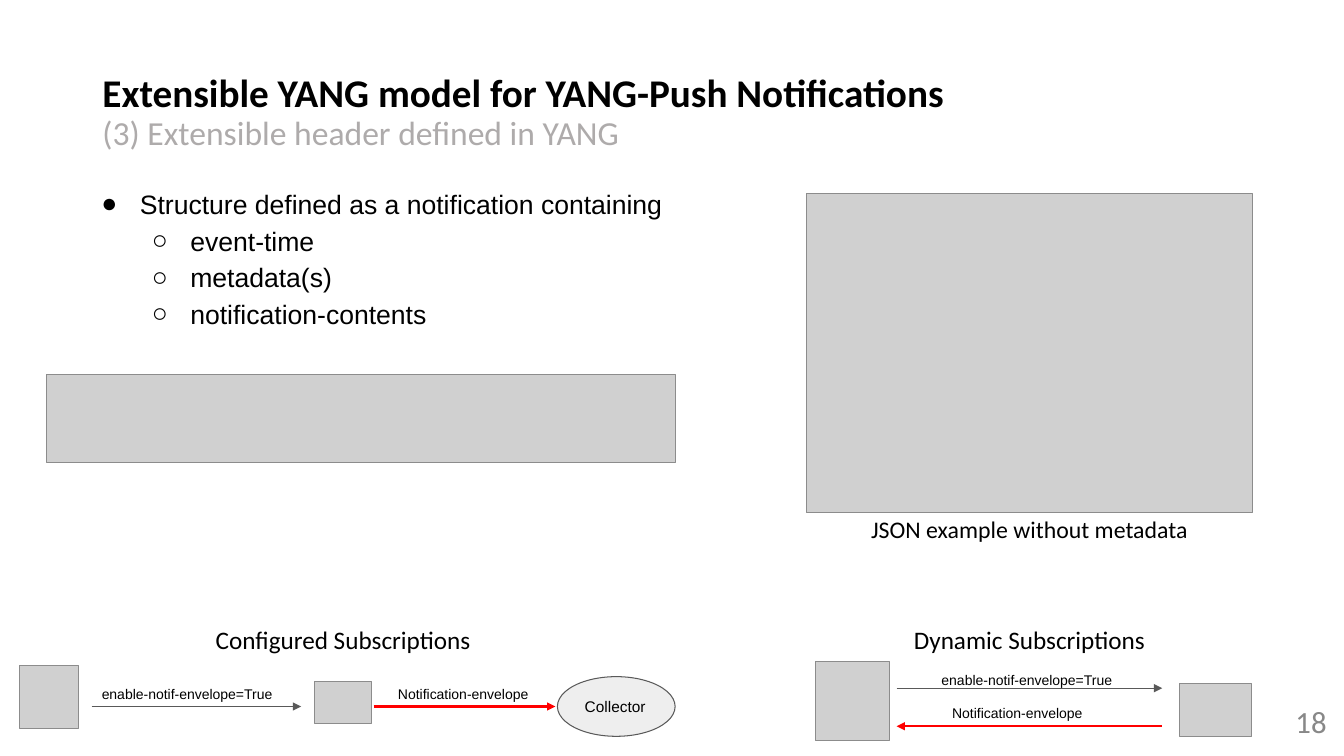
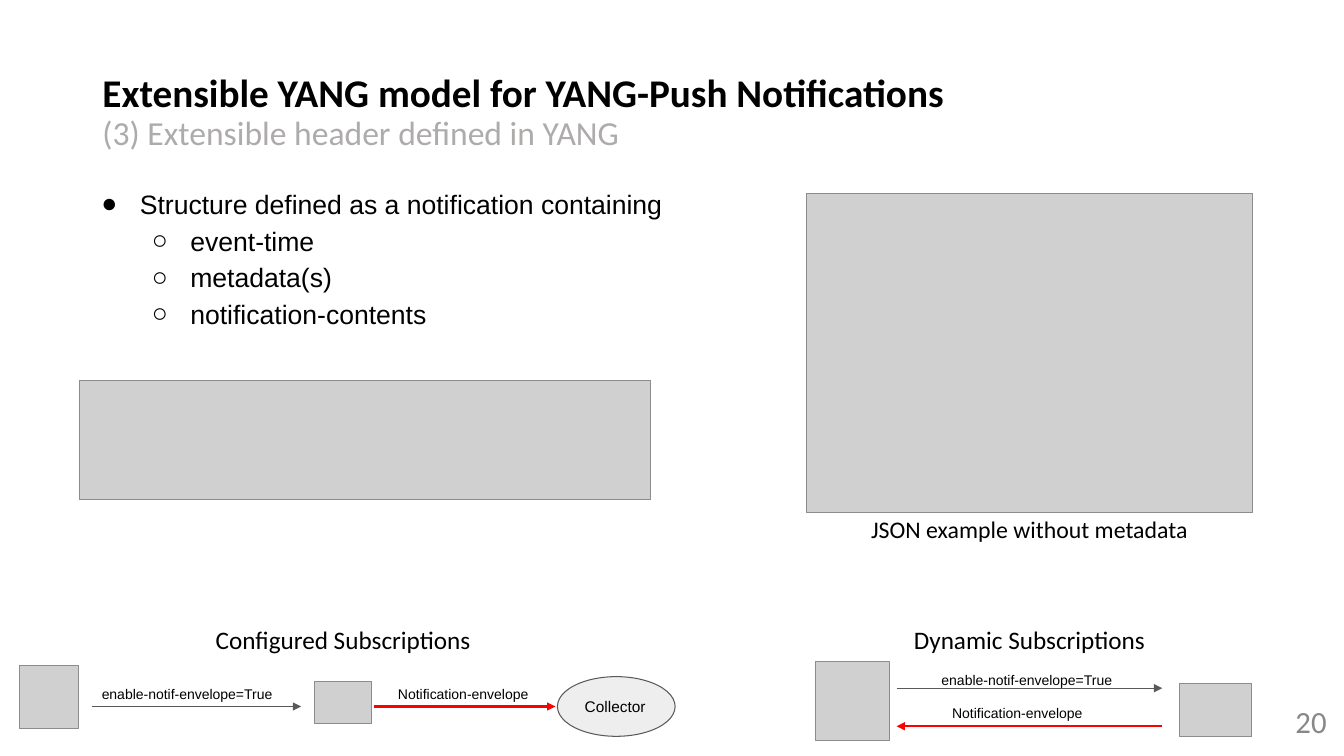
Before and after one commit to network-analytics/ietf-network-analytics-document-status, a slide deck: slide 20 of 122/NETCONF/netconf-nmop-interim-draft-netana-netconf-notif-envelope-02.pptx (slide 18 before the commit). Drawn at 1344x756 pixels with LibreOffice and Linux fonts; fonts in the diff are those of the drawing; grey boxes stand for pictures. Boxes give left, top, right and bottom in pixels: in the first picture for what was removed or moved away, otherwise in the second. Text is boxed around its words. In the diff, an @@ line names an element or a change of style, - is before the commit and + after.

Commit message:
notif-envelope

```diff
--- a/122/NETCONF/netconf-nmop-interim-draft-netana-netconf-notif-envelope-02.pptx
+++ b/122/NETCONF/netconf-nmop-interim-draft-netana-netconf-notif-envelope-02.pptx
@@ picture: place and size @@
-picture at bbox=[47, 374, 676, 463]
+picture at bbox=[80, 380, 651, 500]
@@ page number at bbox=[1295, 713, 1326, 733]: text changed @@
-18
+20
```
Also in this commit, not shown: 8 other slides changed, 2 slides added, 1 other file.
